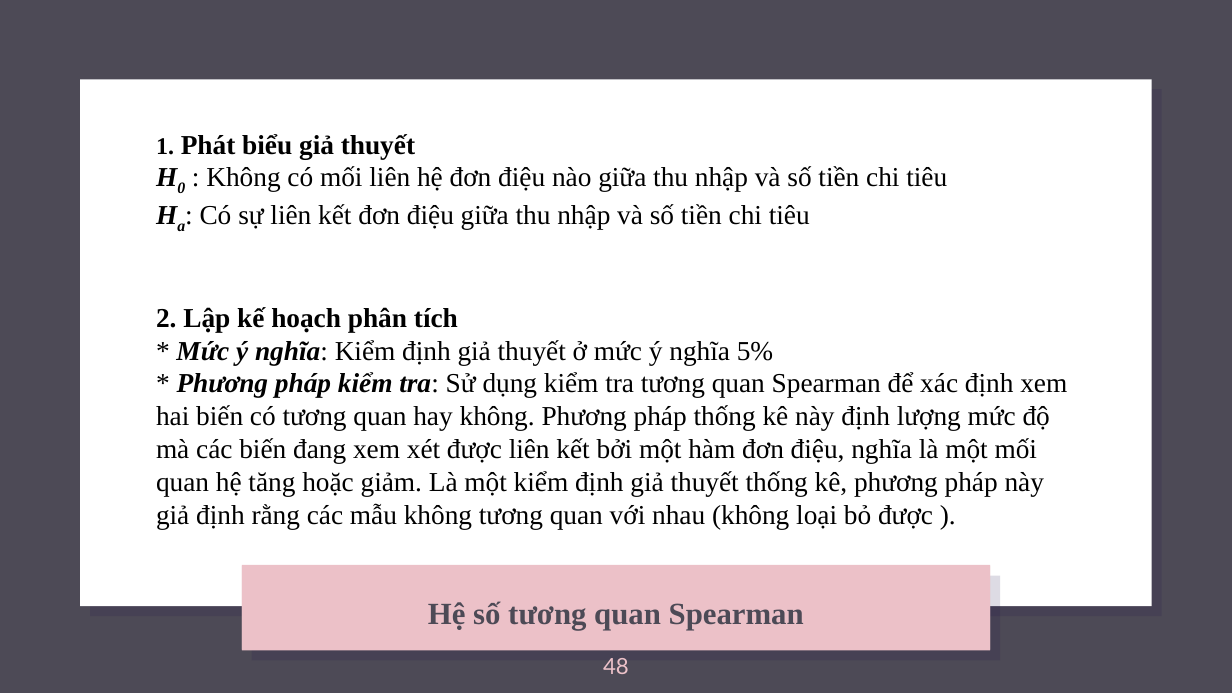
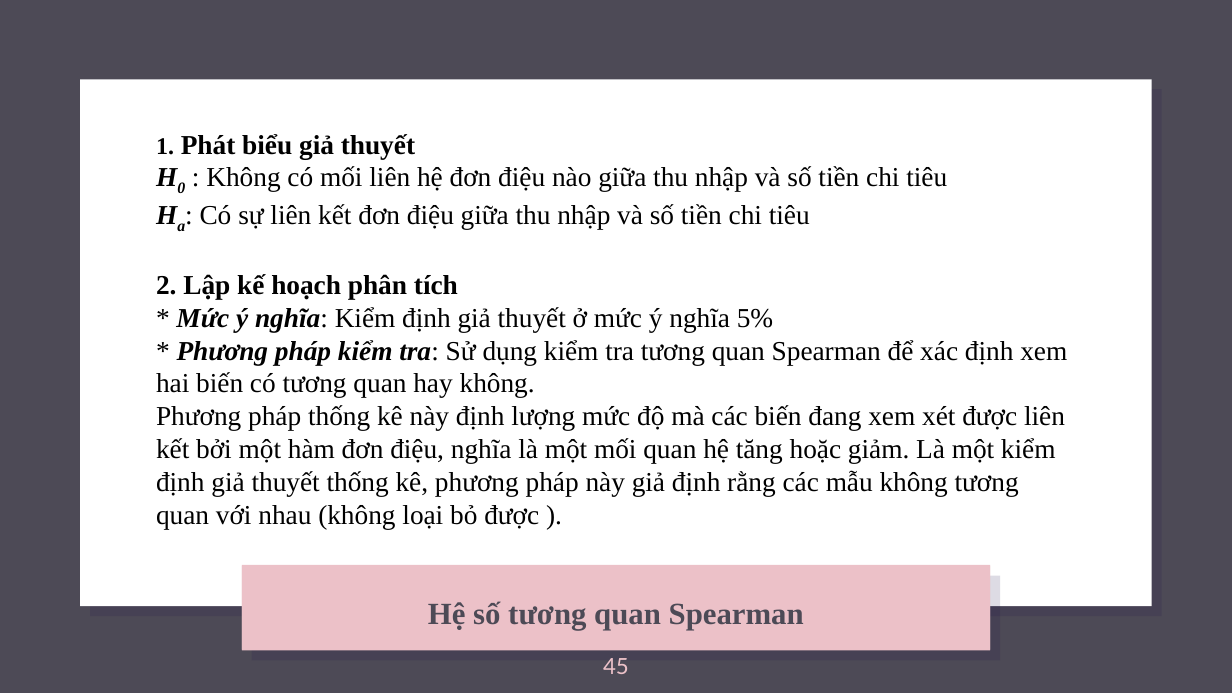
Before and after one commit to anhhuong20/ProjectTeam12, a slide deck: slide 45 of Team12.pptx (slide 48 before the commit). Drawn at 1232x693 pixels with LibreOffice and Linux fonts; fonts in the diff are those of the drawing; background and template pictures are left out. Boxes give left, top, right and bottom in pixels: in the first picture for what was removed or moved away, otherwise in the second. Text is boxed around its words. In the diff, an @@ line names an element or a change of style, - is before the commit and + after.

```diff
--- a/Team12.pptx
+++ b/Team12.pptx
@@ text at (156, 340, 1067, 529): text changed @@
-* Phương pháp kiểm tra: Sử dụng kiểm tra tương quan Spearman để xác định xem hai biến có tương quan hay không. Phương pháp thống kê này định lượng mức độ mà các biến đang xem xét được liên kết bởi một hàm đơn điệu, nghĩa là một mối quan hệ tăng hoặc giảm. Là một kiểm định giả thuyết thống kê, phương pháp này giả định rằng các mẫu không tương quan với nhau (không loại bỏ được ).
+* Phương pháp kiểm tra: Sử dụng kiểm tra tương quan Spearman để xác định xem hai biến có tương quan hay không.
+Phương pháp thống kê này định lượng mức độ mà các biến đang xem xét được liên kết bởi một hàm đơn điệu, nghĩa là một mối quan hệ tăng hoặc giảm. Là một kiểm định giả thuyết thống kê, phương pháp này giả định rằng các mẫu không tương quan với nhau (không loại bỏ được ).
@@ page number at (603, 658, 629, 674): text changed @@
-48
+45
```
Also in this commit, not shown: 11 other slides changed, 8 slides added, 8 slides removed, 1 other file.
